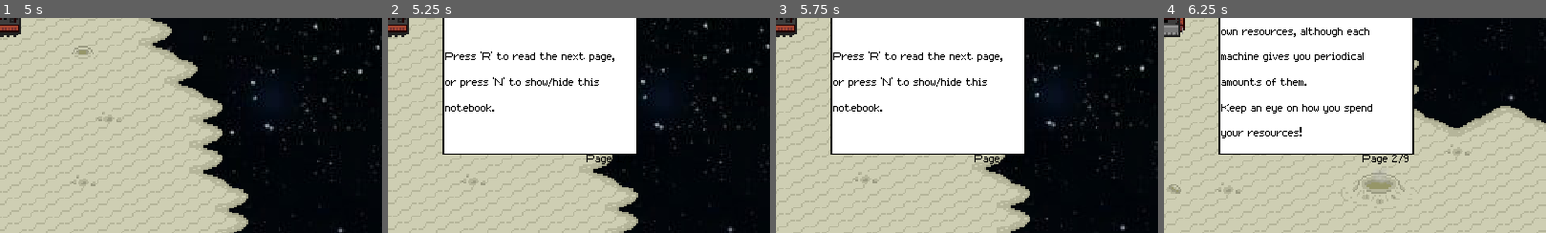
Above: before the commit, frames 1-4 (left to right).
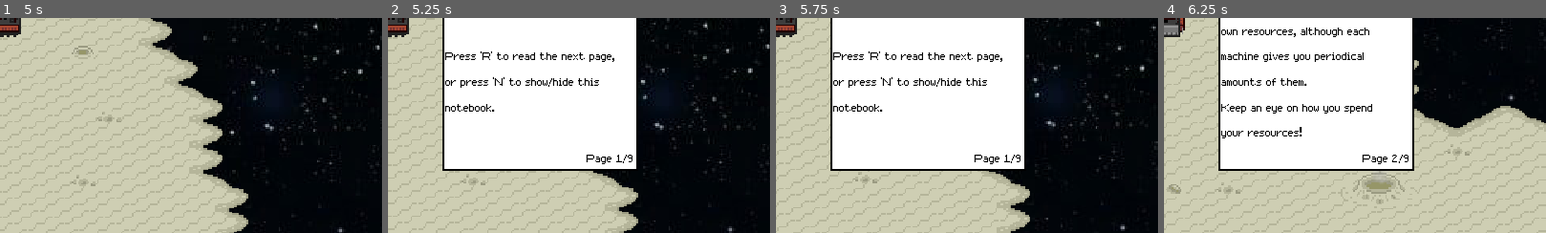
Above: after the commit, the same moments.

Repository: agustinoli/GodotWildJam48
Game: Godot game, scene res://MainMenu/MainMenu.tscn
The game is run twice, just before and just after one commit, with the same random seed, the same clock (stepped at 60 frames per second) and the same inputs. Sound files missing from this copy of the repository are replaced by a short silence.
Inputs (mouse positions are % of the whole screen's width and height, from its top left):
- Up to frame 1 (5 s): click "New game" at 0.5 s; tap Enter at 1.25 s; move the mouse to (72, 45) at 1.27 s; hold D (Right) 1.28-2.03 s; tap 4 (BuildFoodMachine) at 1.35 s; tap P (Jump) at 1.52, 2.27, 3.77, 4.52 s; click (72, 45) at 2 s; move the mouse to (30, 55) at 2.02 s; hold S (Down) 2.03-2.78 s; tap 2 (BuildMineralMachine) at 2.1 s; click (30, 55) at 2.75 s; move the mouse to (60, 28) at 2.77 s; hold D (Right) 2.78-3.53 s; tap 1 (BuildPowerMachine) at 2.85 s; move the mouse to (45, 70) at 3.52 s; hold W (Up) 3.53-4.28 s; tap 3 (BuildWaterMachine) at 3.6 s; move the mouse to (80, 65) at 4.27 s; hold A (Left) from 4.28 s (still down); tap E (FinishBuild) at 4.35 s
- Up to frame 2 (5.25 s): keep holding A (Left); move the mouse to (20, 35) at 5.02 s; tap N (ShowNotebook) at 5.1 s
- Up to frame 3 (5.75 s): keep holding A (Left); tap P (Jump) at 5.27 s
- Up to frame 4 (6.25 s): move the mouse to (55, 50) at 5.77 s; release A (Left) at 5.78 s; hold S (Down) from 5.78 s (still down); tap R (SwapNotebookPage) at 5.85 s
The pictures show only the part of the screen within x 50-100%, y 50-100%; the shares and areas given below are measured in that part.

Frame 1 is identical in both runs. In frame 2, 3.8% of the frame differs, in the area x 14-65%, y 63-72%; in frame 3, 3.9%; in frame 4, 4.0%, in the area x 14-66%, y 63-72%.

Commit message:
Fix notebook

Diff:
--- a/Game/GameController.gd
+++ b/Game/GameController.gd
@@ -207,18 +207,12 @@
 			emit_signal("power_warning", false)
 
 		Hud.set_values(resources,resources_delta)
-		log_player_resources()
 
 
 func free_timer():
 	if not finished:
 		timer.disconnect("timeout",self,"_timer_callback")
 		timer.queue_free()
-
-
-func log_player_resources():
-	if not finished:
-		print(str("Terraformation Index => ", resources[resources.size()-1], " | Player Power => ", player_power))
 
 
 func _timer_finished_callback():
--- a/NoteBook/Notebook.tscn
+++ b/NoteBook/Notebook.tscn
@@ -12,14 +12,14 @@
 
 [node name="ColorRect" type="ColorRect" parent="."]
 margin_right = 123.0
-margin_bottom = 150.0
+margin_bottom = 160.0
 color = Color( 0, 0, 0, 1 )
 
 [node name="ColorRect" type="ColorRect" parent="ColorRect"]
 margin_left = 1.0
 margin_top = 1.0
 margin_right = 122.0
-margin_bottom = 149.0
+margin_bottom = 159.0
 
 [node name="Label" type="Label" parent="ColorRect/ColorRect"]
 margin_left = 1.0
Not shown, changed: addons/GameTemplate/Localization/Localization.csv
